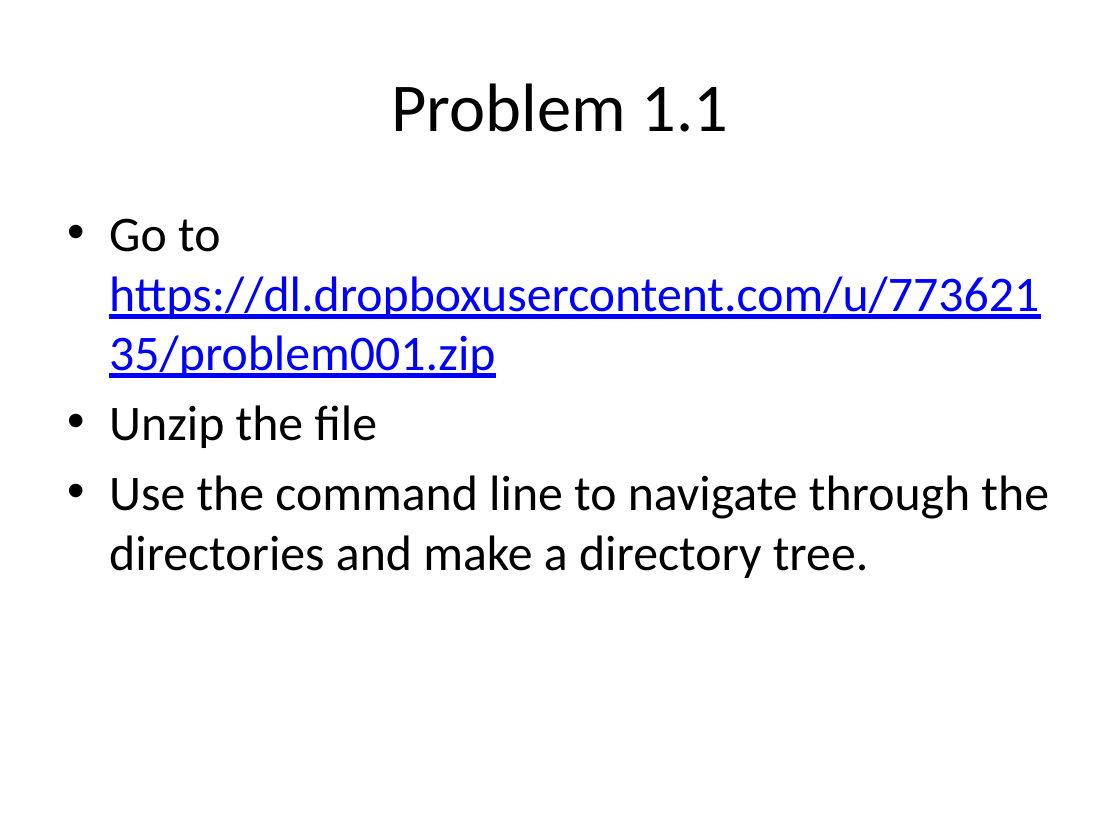
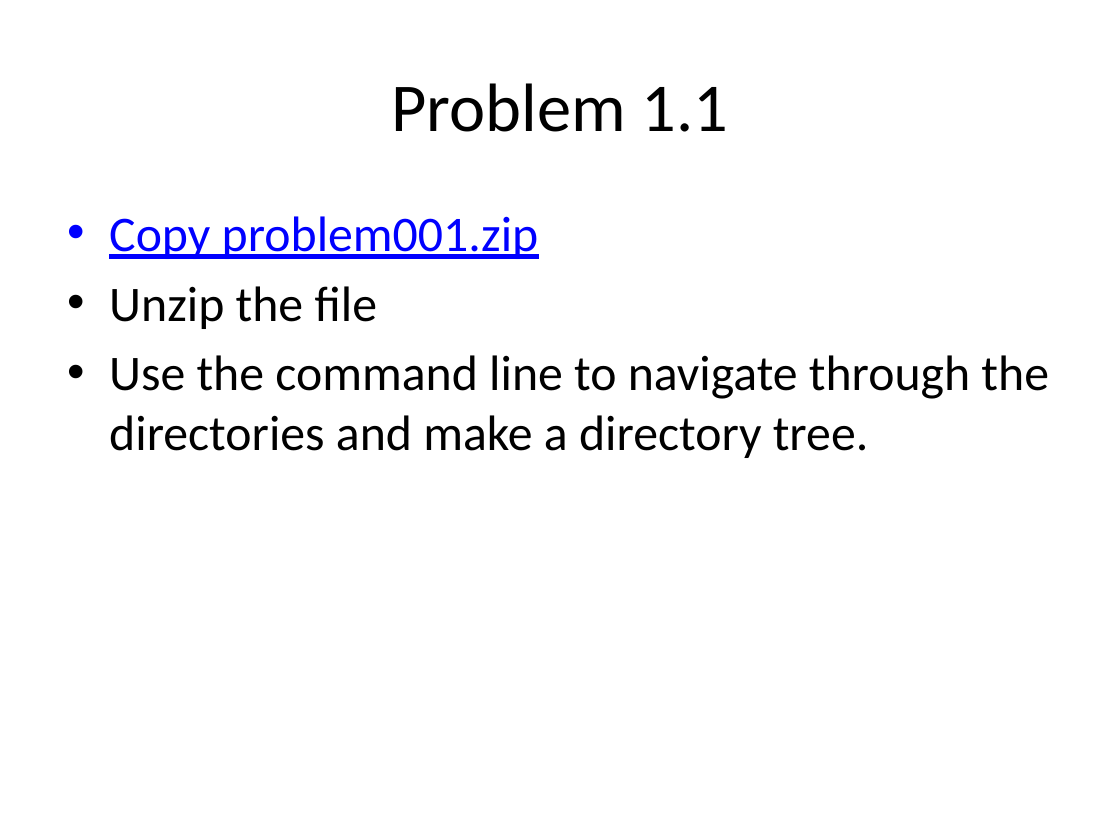
Before and after one commit to dib-lab/2013-srop-summer, a slide deck: slide 8 of Presentations/D1-2-IntroCommandLine.pptx. Drawn at 1120x840 pixels with LibreOffice and Linux fonts; fonts in the diff are those of the drawing. Boxes give left, top, right and bottom in pixels: in the first picture for what was removed or moved away, otherwise in the second. Text is boxed around its words. In the diff, an @@ line names an element or a change of style, - is before the commit and + after.

```diff
--- a/Presentations/D1-2-IntroCommandLine.pptx
+++ b/Presentations/D1-2-IntroCommandLine.pptx
@@ text at (x1=109, y1=216, x2=539, y2=259): text changed @@
-• Go to https://dl.dropboxusercontent.com/u/77362135/problem001.zip
+• Copy problem001.zip
```
Also in this commit, not shown: 4 other files.
